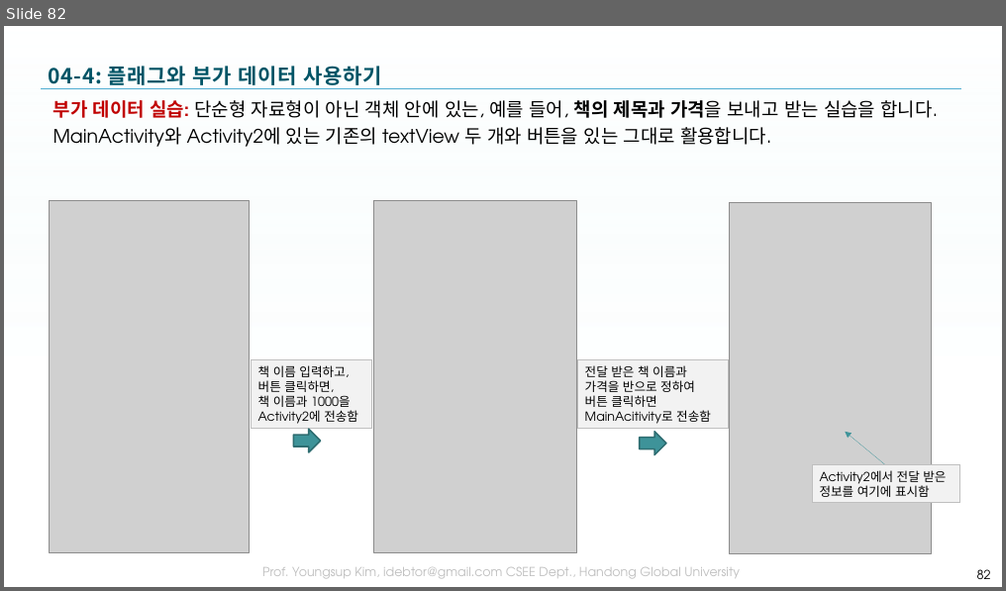
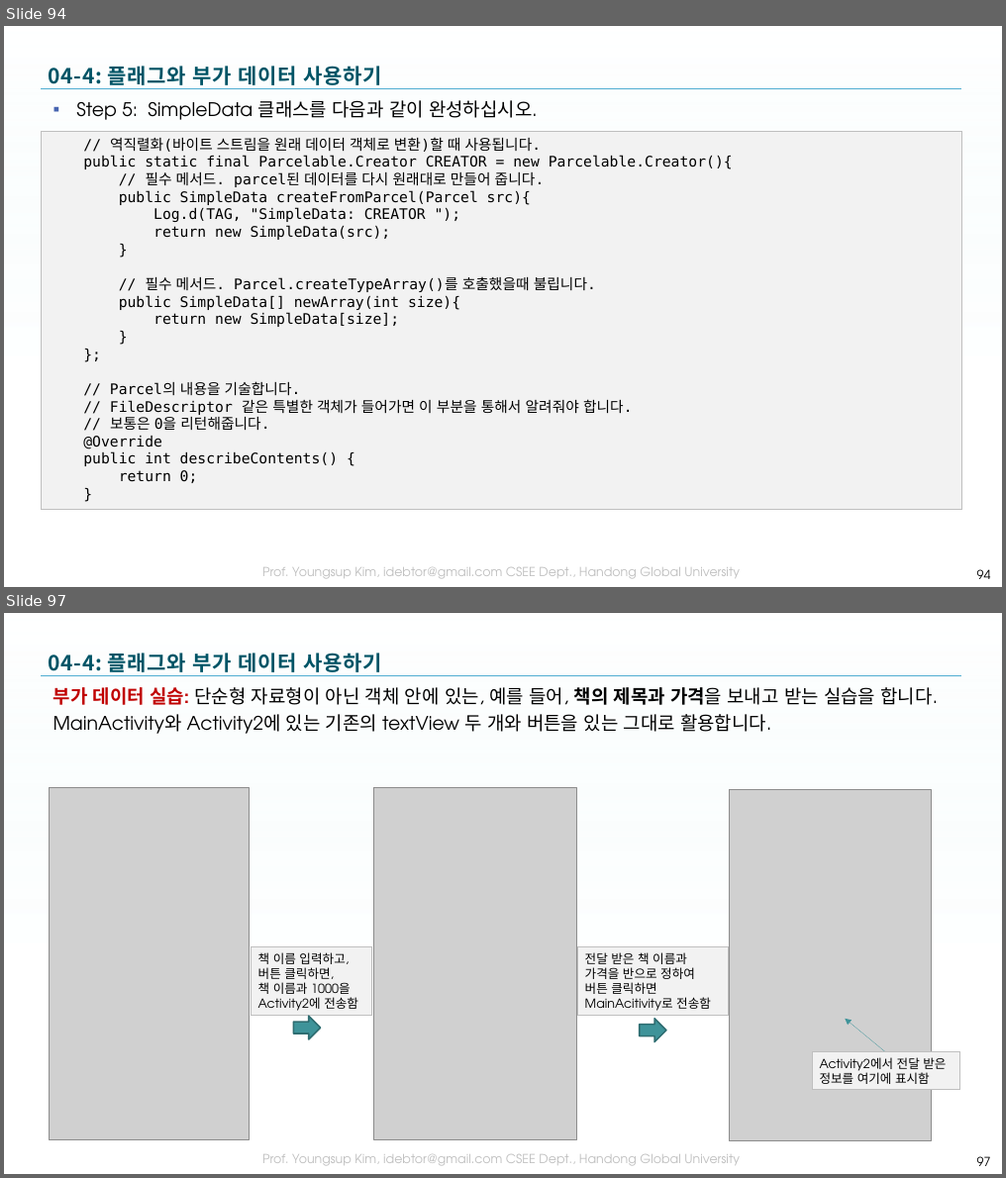
Before and after one commit to tae7841/HuStarAS, a slide deck: ppts/04Activity.pptx. Shown one above the other, each under a label of ours: slide 82 before the commit, slides 94 and 97 after it; the slides between them are not shown. The pictures are 1006x591 and 1006x1178 pixels, drawn with LibreOffice and Linux fonts; fonts in the diff are those of the drawing; grey boxes stand for pictures; background and template pictures are left out. Boxes give left, top, right and bottom in pixels: in the first picture for what was removed or moved away, otherwise in the second. Text is boxed around its words. In the diff, an @@ line names an element or a change of style, - is before the commit and + after.

```diff
--- a/ppts/04Activity.pptx
+++ b/ppts/04Activity.pptx
@@ slide 94 added at [4, 26, 1002, 587], background picture (left out); not listed: 3 template elements that a slide beside it also shows @@
@@ title added at [49, 66, 382, 85], 20 pt, text gradient #005466 to #005061 to #003E4B, bold @@
+04-4: 플래그와 부가 데이터 사용하기
@@ text added at [76, 100, 538, 120], 18 pt, text #000000 @@
+▪ Step 5: SimpleData 클래스를 다음과 같이 완성하십시오.
@@ rectangle added at [42, 132, 962, 509], fill #F2F2F2, outline #BFBFBF 0.75 pt, 14 pt, text #000000 @@
+// 역직렬화(바이트 스트림을 원래 데이터 객체로 변환)할 때 사용됩니다.
+public static final Parcelable.Creator CREATOR = new Parcelable.Creator(){
+// 필수 메서드. parcel된 데이터를 다시 원래대로 만들어 줍니다.
+public SimpleData createFromParcel(Parcel src){
+Log.d(TAG, "SimpleData: CREATOR ");
+return new SimpleData(src);
+}
+// 필수 메서드. Parcel.createTypeArray()를 호출했을때 불립니다.
+public SimpleData[] newArray(int size){
+return new SimpleData[size];
+}
+};
+// Parcel의 내용을 기술합니다.
+// FileDescriptor 같은 특별한 객체가 들어가면 이 부분을 통해서 알려줘야 합니다.
+// 보통은 0을 리턴해줍니다.
+@Override
+public int describeContents() {
+return 0;
+}
@@ page number added at [977, 570, 991, 579], 12 pt, text #000000 @@
+94
@@ what was slide 82 is now slide 97 @@
@@ page number at [977, 1157, 991, 1166]: text changed @@
-82
+97
```
Also in this commit, not shown: 9 slides changed, 14 other slides added.
